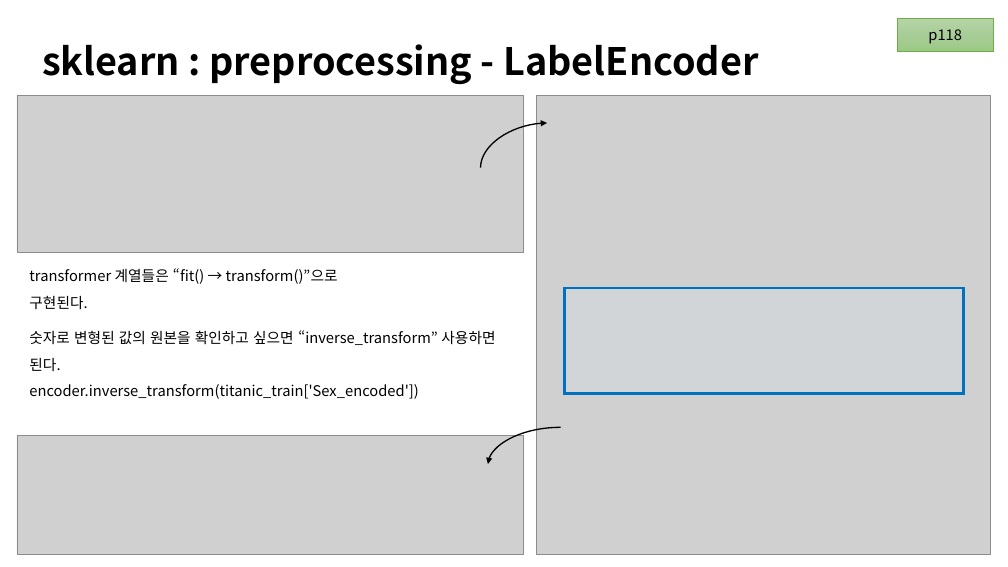
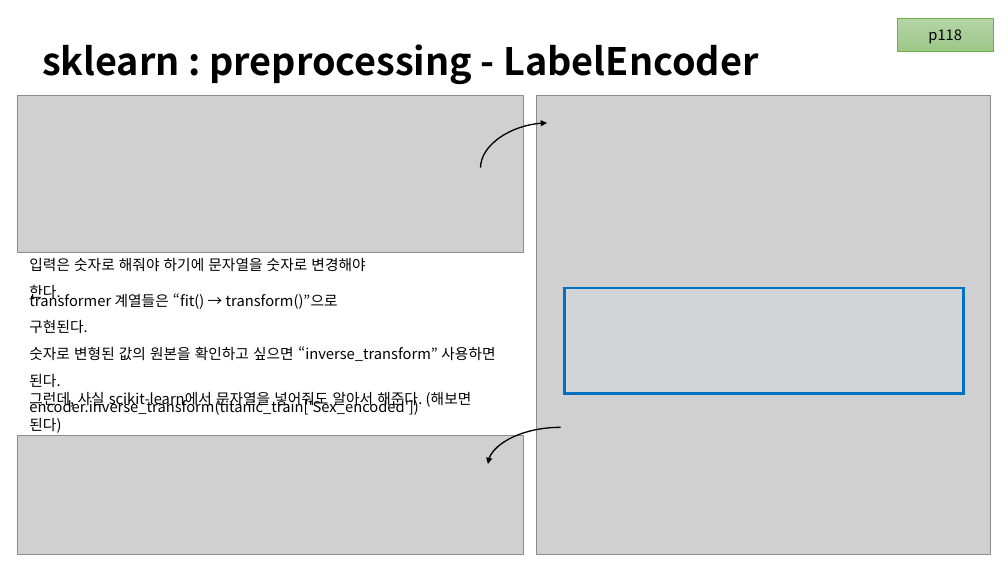
Before and after one commit to whatwant-school/flipped-14th-python-ml, a slide deck: slide 14 of 02.scikit-learn/ch02-scikit-learn.pptx. Drawn at 1008x567 pixels with LibreOffice and Linux fonts; fonts in the diff are those of the drawing; grey boxes stand for pictures. Boxes give left, top, right and bottom in pixels: in the first picture for what was removed or moved away, otherwise in the second. Text is boxed around its words. In the diff, an @@ line names an element or a change of style, - is before the commit and + after.

Commit message:
update ch02 ppt

```diff
--- a/02.scikit-learn/ch02-scikit-learn.pptx
+++ b/02.scikit-learn/ch02-scikit-learn.pptx
@@ text added at (x1=29, y1=258, x2=365, y2=271), 14 pt, text #000000 @@
+입력은 숫자로 해줘야 하기에 문자열을 숫자로 변경해야 한다.
@@ text "transformer 계열들은 “fit() → transform()”으로 ..." moved from (x1=29, y1=268, x2=338, y2=309) to (x1=29, y1=291, x2=338, y2=333) @@
@@ text "숫자로 변형된 값의 원본을 확인하고 ..." moved from (x1=29, y1=330, x2=495, y2=399) to (x1=29, y1=346, x2=495, y2=415) @@
@@ text added at (x1=29, y1=392, x2=472, y2=433), 14 pt, text #000000 @@
+그런데, 사실 scikit-learn에서 문자열을 넣어줘도 알아서 해준다. (해보면 된다)
```
Also in this commit, not shown: 1 other slide changed, 1 other file.
